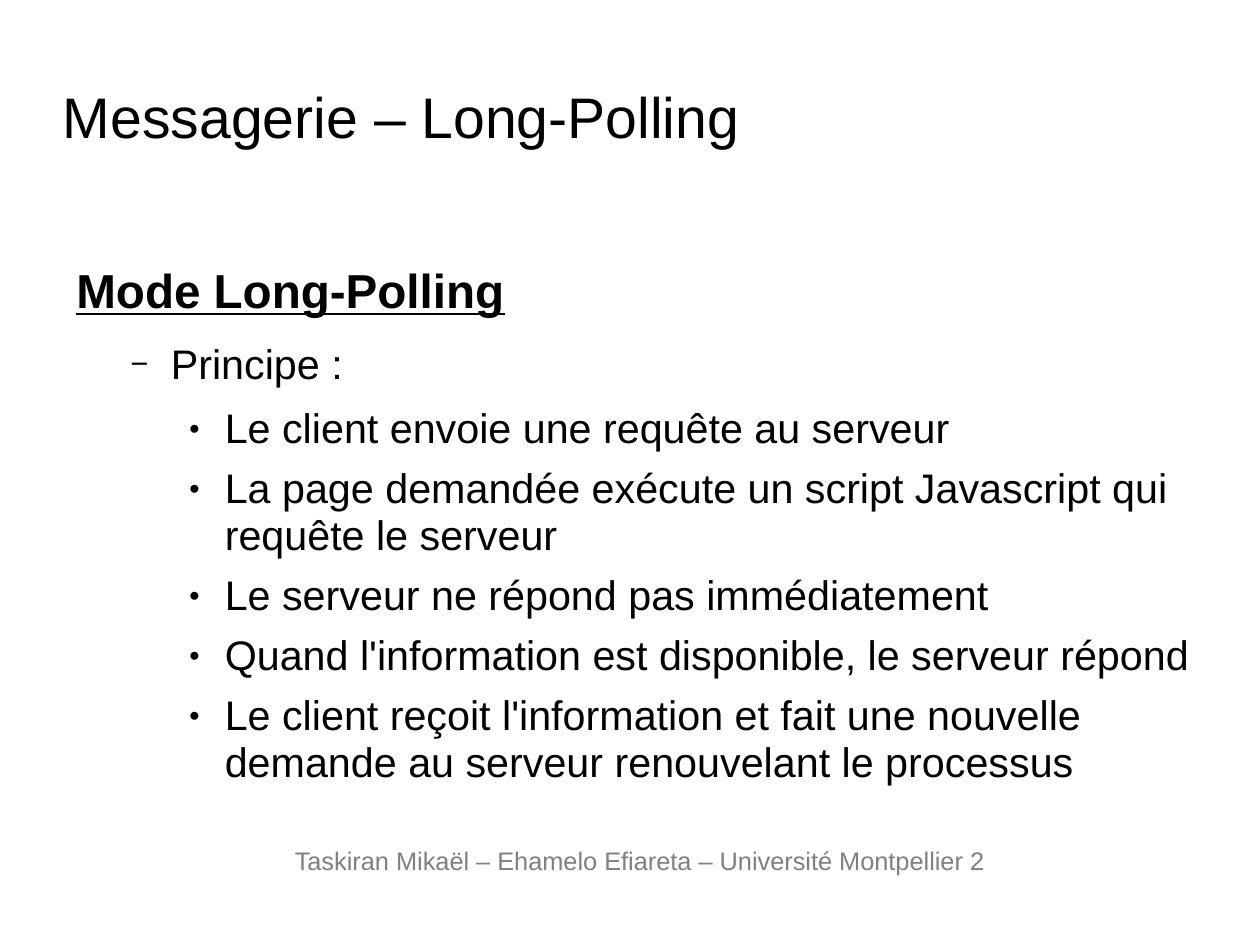
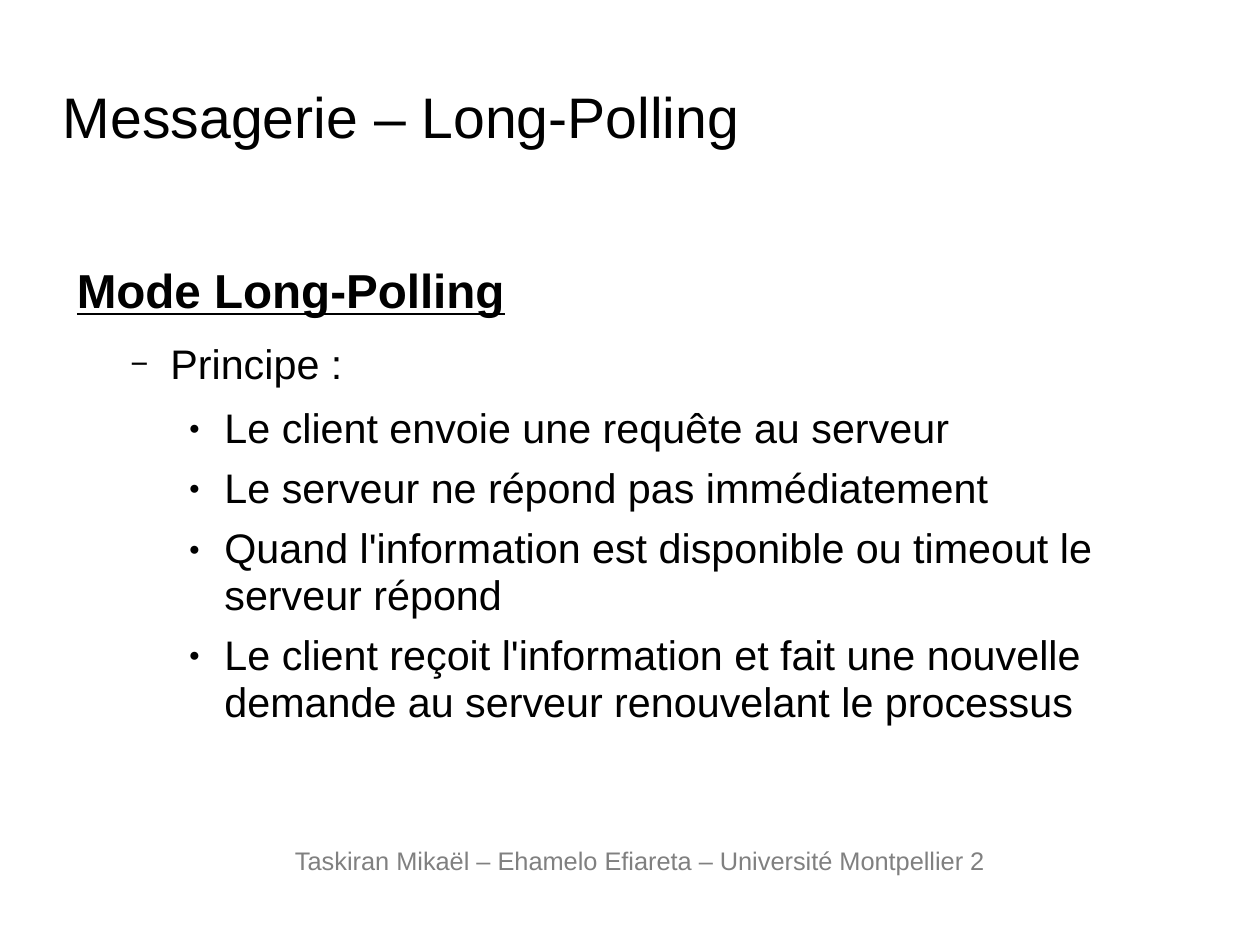
Before and after one commit to kabylzki/eastchat, a slide deck: slide 4 of presentation/presentation.ppt. Drawn at 1260x945 pixels with LibreOffice and Linux fonts; fonts in the diff are those of the drawing; background and template pictures are left out. Boxes give left, top, right and bottom in pixels: in the first picture for what was removed or moved away, otherwise in the second. Text is boxed around its words. In the diff, an @@ line names an element or a change of style, - is before the commit and + after.

```diff
--- a/presentation/presentation.ppt
+++ b/presentation/presentation.ppt
@@ text at box(77, 273, 1081, 725): indent changed @@
@@ text at box(225, 472, 1167, 558): paragraph removed @@
-    ● La page demandée exécute un script Javascript qui requête le serveur
@@ text at box(224, 533, 1092, 618): text changed @@
-    ● Quand l'information est disponible, le serveur répond
+    ● Quand l'information est disponible ou timeout le serveur répond
```
Also in this commit, not shown: 3 other slides changed, 1 slide added, 2 other files.
